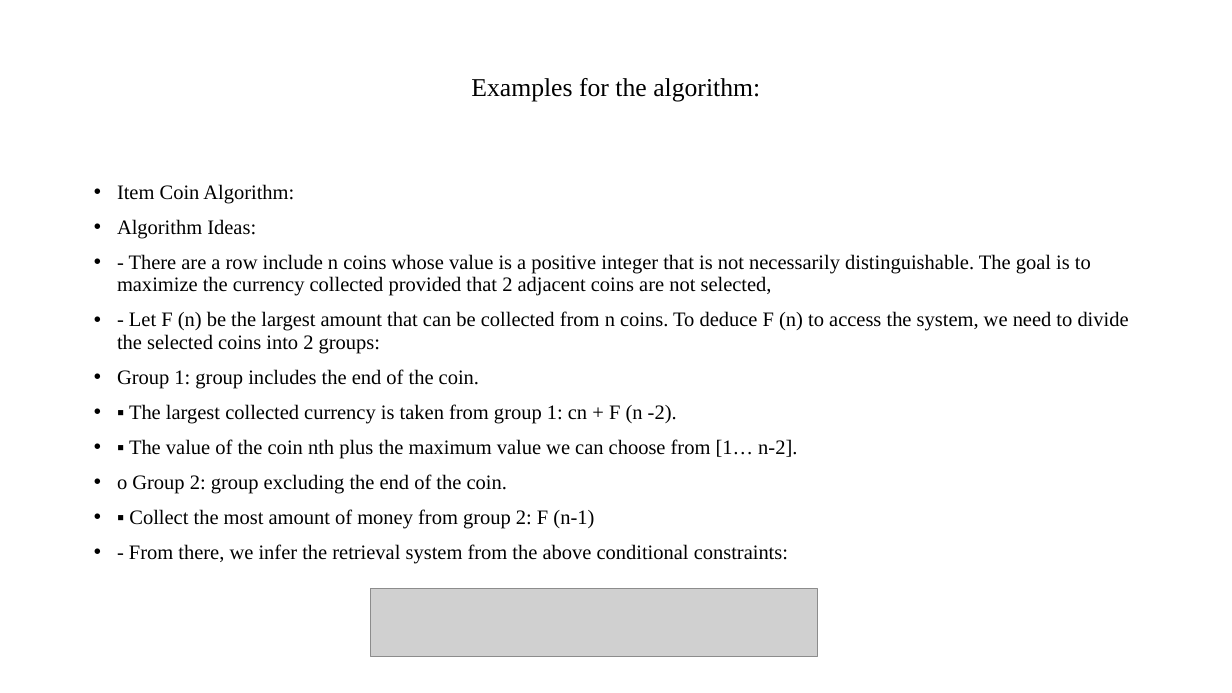
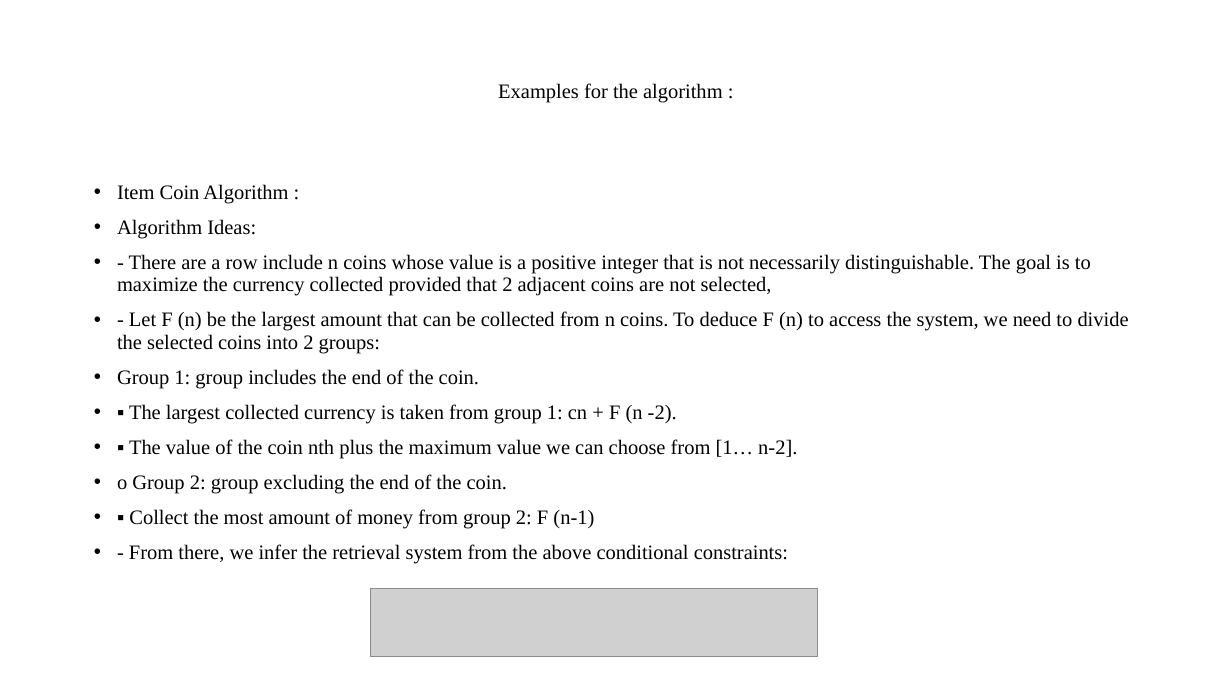
Before and after one commit to nqcccccc/designAndAlgorithm, a slide deck: slide 32 of bestone/BLANC.pptx. Drawn at 1232x693 pixels with LibreOffice and Linux fonts; fonts in the diff are those of the drawing; grey boxes stand for pictures. Boxes give left, top, right and bottom in pixels: in the first picture for what was removed or moved away, otherwise in the second. Text is boxed around its words. In the diff, an @@ line names an element or a change of style, - is before the commit and + after.

```diff
--- a/bestone/BLANC.pptx
+++ b/bestone/BLANC.pptx
@@ title at (498,83,723,103): text changed; size 20 to 16 pt @@
-Examples for the algorithm:
+Examples for the algorithm :
@@ text at (117,184,288,204): spaces changed @@
-• Item Coin Algorithm:
+• Item Coin Algorithm :
```
Also in this commit, not shown: 33 other slides changed.
